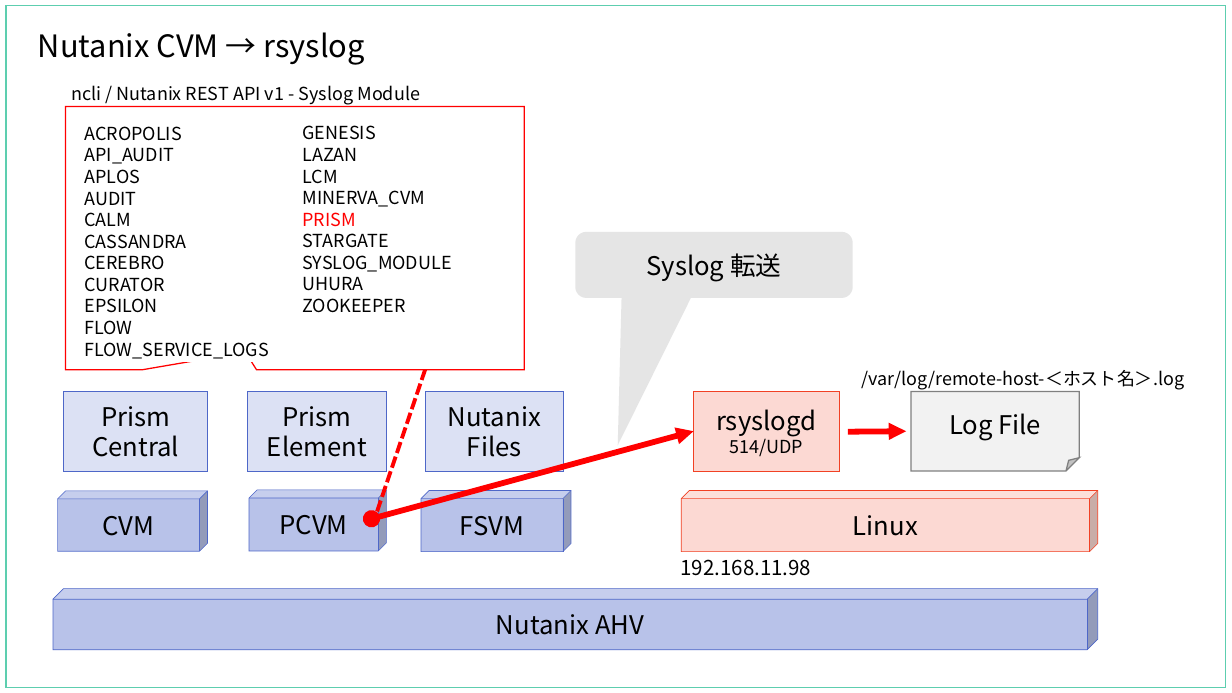
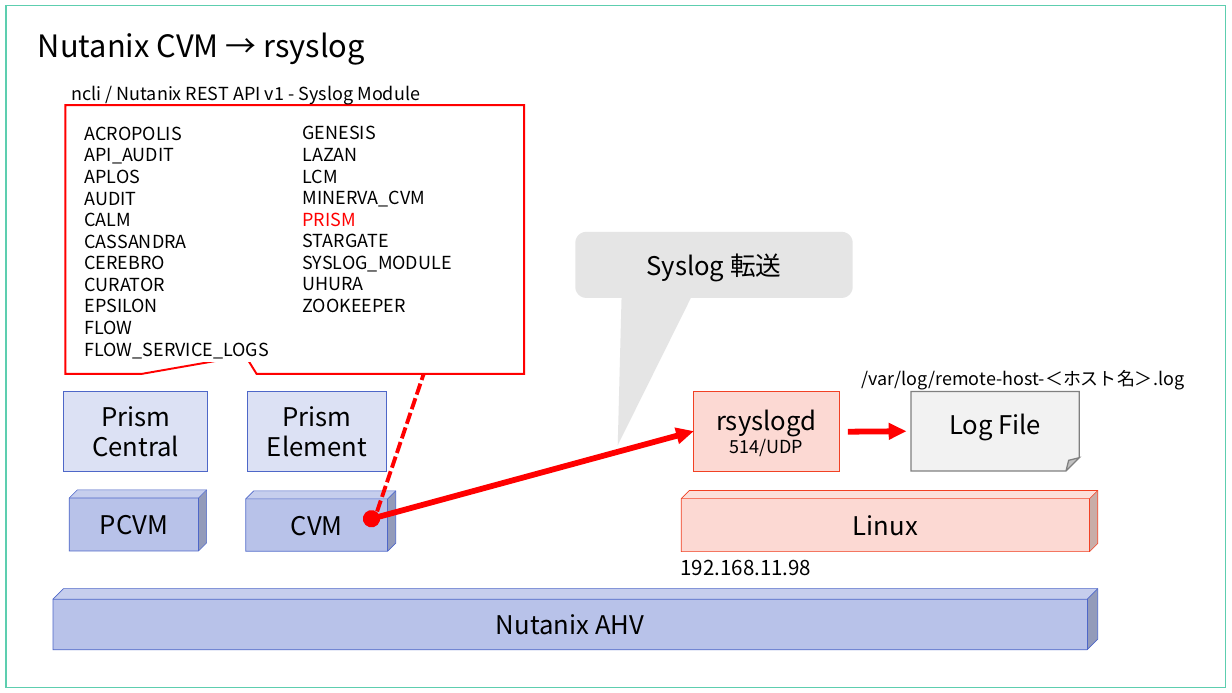
Before and after one commit to gowatana/ntnx-dialy, a slide deck: slide 1 of image-library/2022-11-18/Nutanix-Syslog_CVM.pptx. Drawn at 1232x693 pixels with LibreOffice and Linux fonts; fonts in the diff are those of the drawing. Boxes give left, top, right and bottom in pixels: in the first picture for what was removed or moved away, otherwise in the second. Text is boxed around its words. In the diff, an @@ line names an element or a change of style, - is before the commit and + after.

```diff
--- a/image-library/2022-11-18/Nutanix-Syslog_CVM.pptx
+++ b/image-library/2022-11-18/Nutanix-Syslog_CVM.pptx
@@ speech box: place and size @@
-speech box at (66, 106, 525, 370)
+speech box at (66, 105, 525, 374)
@@ speech box at (66, 105, 525, 374): outline #FF0000 1 pt to #FF0000 1.5 pt @@
@@ rectangle removed at (425, 392, 564, 471) @@
-Nutanix
-Files
@@ cube "PCVM": place and size @@
-cube "PCVM" at (250, 490, 387, 551)
+cube "PCVM" at (69, 490, 207, 551)
@@ cube "CVM": place and size @@
-cube "CVM" at (57, 491, 207, 551)
+cube "CVM" at (246, 491, 396, 551)
@@ cube removed at (421, 491, 571, 552) @@
-FSVM
```
Also in this commit, not shown: 1 other file.
